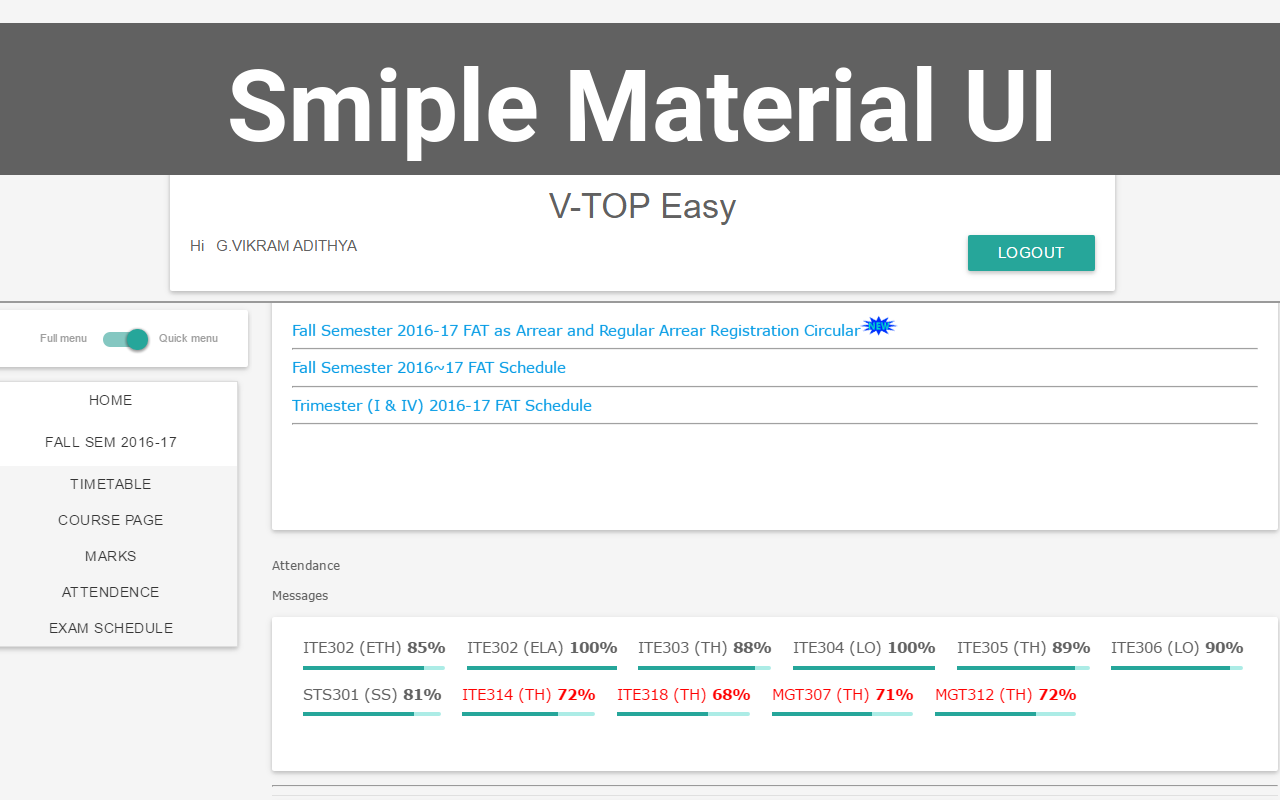
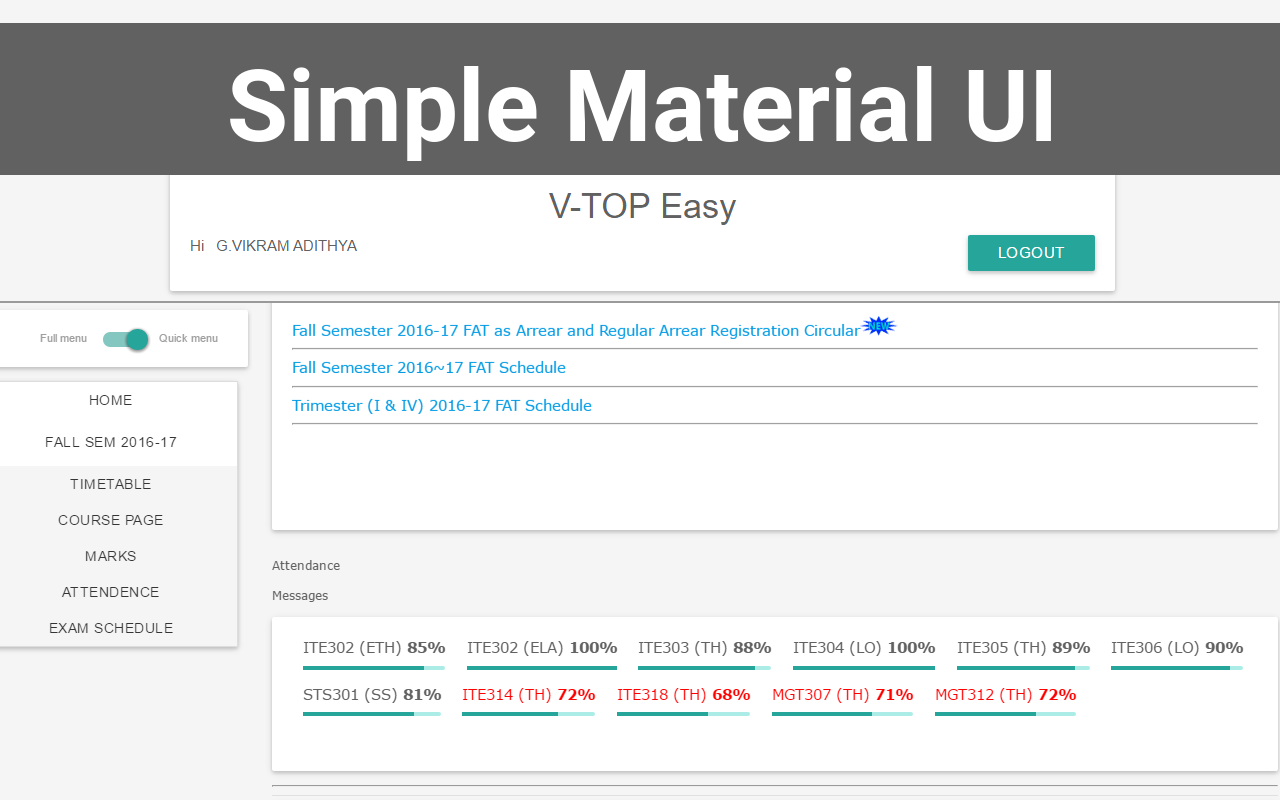
Revision of a layered 1280 × 800 image; what changed, layer by layer:
renamed "Smiple Material UI" to "Simple Material UI", painted on it over [293, 67, 397, 141]
